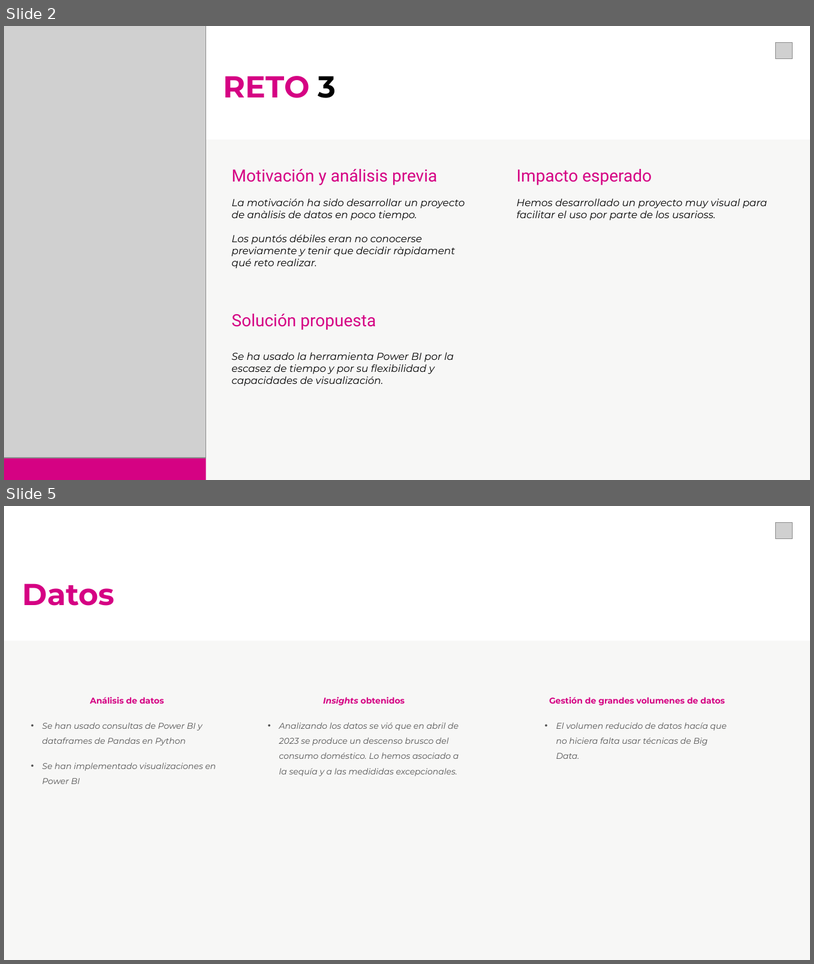
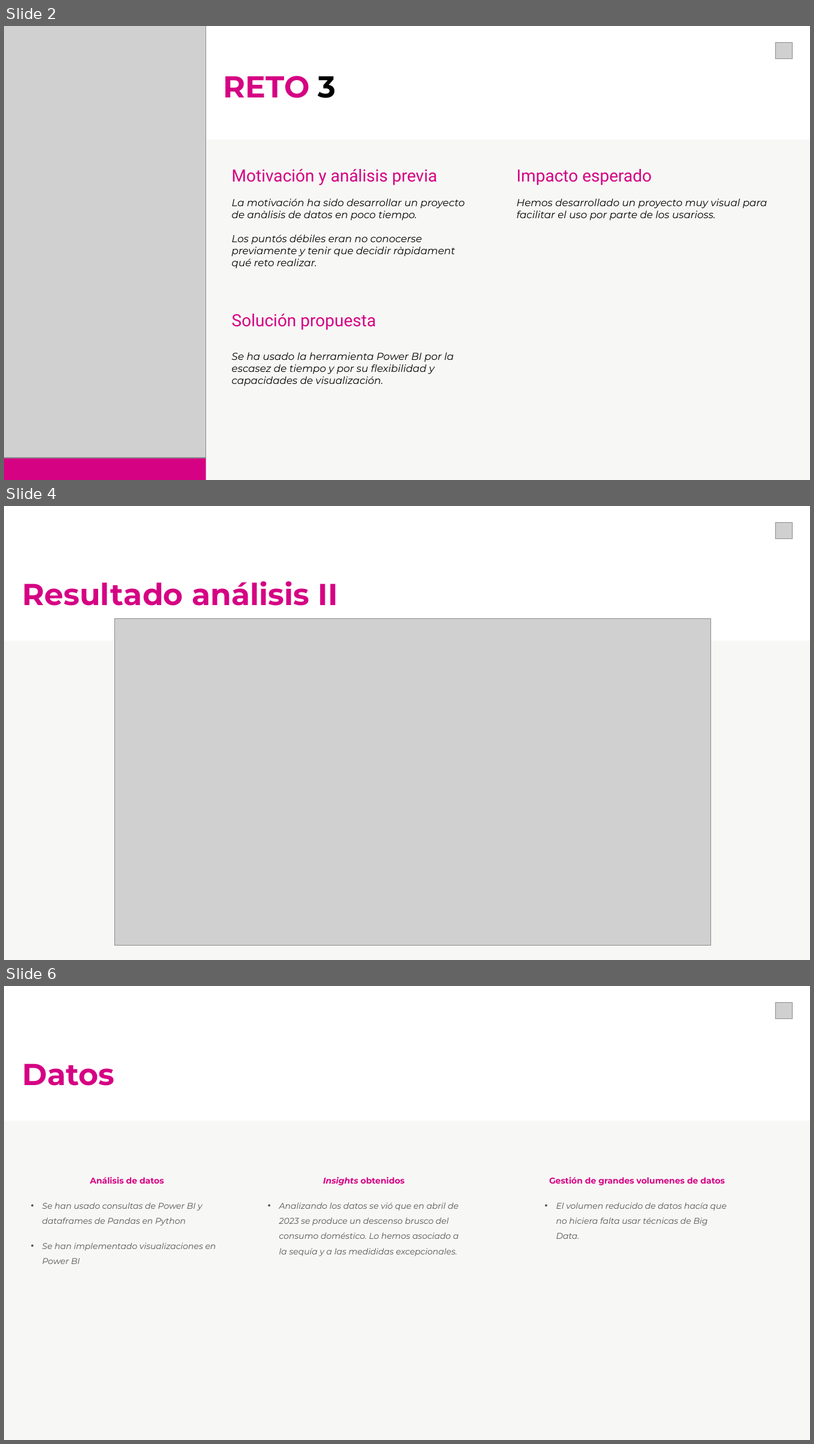
Before and after one commit to cvilafer/Datato_Equipo1_Reto3, a slide deck: Datato2025_Equipo1_Reto3.pptx. Shown one above the other, each under a label of ours: slides 2 and 5 before the commit, slides 2, 4 and 6 after it; the slides between them are not shown. The pictures are 814x964 and 814x1444 pixels, drawn with LibreOffice and Linux fonts; fonts in the diff are those of the drawing; grey boxes stand for pictures; background and template pictures are left out. Boxes give left, top, right and bottom in pixels: in the first picture for what was removed or moved away, otherwise in the second. Text is boxed around its words. In the diff, an @@ line names an element or a change of style, - is before the commit and + after.

```diff
--- a/Datato2025_Equipo1_Reto3.pptx
+++ b/Datato2025_Equipo1_Reto3.pptx
@@ slide 4 added at bbox=[4, 506, 810, 960], background #FFFFFF; not listed: 1 template element that a slide beside it also shows @@
@@ picture added at bbox=[776, 522, 793, 538] @@
@@ text added at bbox=[23, 581, 338, 606], 36 pt, text #D50283, bold @@
+Resultado análisis II
@@ picture added at bbox=[115, 619, 711, 945] @@
@@ rectangle added at bbox=[4, 641, 810, 960], fill #F7F7F6 @@
@@ what was slide 5 is now slide 6 @@
```
Also in this commit, not shown: 2 other slides added, 2 slides removed.
